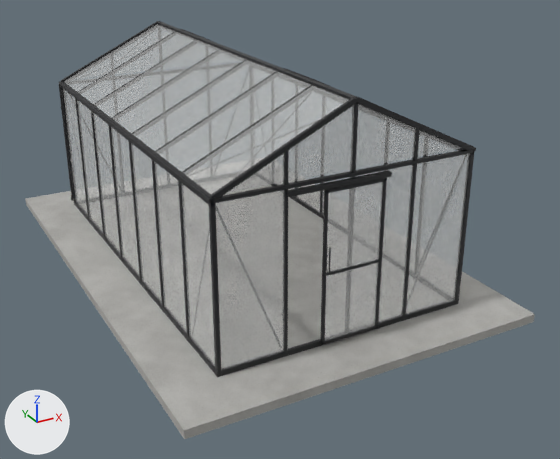
A saved change to the glTF model models/scandiglas/sg-rect-10-2-17-6.glb.
Rendered twice from a 50 mm camera at (-4.2, -5.47, 4.53) aimed at (0.3, 2.71, 0.43). The axes (+X, +Y, +Z) are drawn at lower left. The lights are the same throughout. The older version comes first. Vertices at exactly the same position are counted once.

Names of what the first picture shows: 'scandiglas-rect-10-2-17-6'.
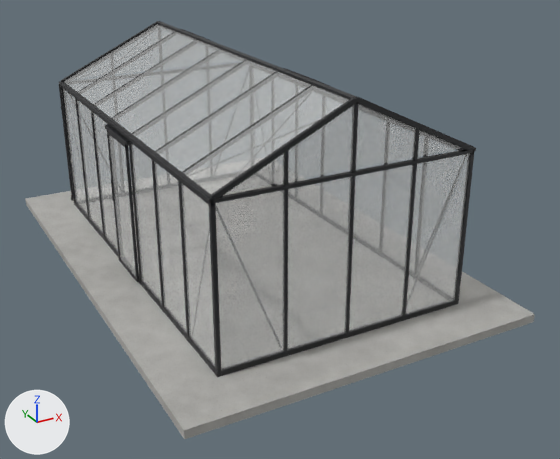
The newer file is also turned or shifted as a whole; pictures and numbers use the older file's frame.

Location of each change, [x1, y1, x2, y2] in pixels of the pictures (560 x 459 px; the box of a moved part takes in the faces that stretch with it):
```json
{"part": 1, "of": "me_scandiglas", "change": "moved or reshaped", "before": [320, 178, 387, 345], "after": [107, 131, 139, 282]}
{"part": 2, "of": "me_scandiglas", "change": "moved or reshaped", "before": [111, 127, 140, 277], "after": [111, 179, 114, 200]}
{"part": 3, "of": "me_scandiglas", "change": "moved or reshaped", "before": [325, 182, 383, 340], "on screen": "not visible afterwards"}
{"part": 4, "of": "me_scandiglas", "change": "moved or reshaped", "before": [287, 170, 392, 197], "after": [105, 124, 131, 146]}
{"part": 5, "of": "me_scandiglas", "change": "added", "after": [109, 134, 136, 276]}
{"part": 6, "of": "me_scandiglas", "change": "added", "after": [288, 177, 351, 350]}
{"part": 7, "of": "me_scandiglas", "change": "deleted", "before": [322, 260, 379, 276]}
{"part": 8, "of": "me_scandiglas", "change": "surface changed", "before": [61, 121, 508, 416], "after": [61, 121, 508, 416]}
```

The change, as JSON lines over the scene's bpy script:
```json
{"block": "me_scandiglas", "where": "# used by ob_scandiglas_rect_10_2_17_6; location = (0.0, 0.0, 0.0)"}
{"op": "remove", "block": "me_scandiglas", "code": "me_scandiglas.from_pydata(...)  # 3708 vertices, 6849 faces; spans x -2.19..2.19, y 0.0..6.62, z -0.1..2.69"}
{"op": "add", "block": "me_scandiglas", "code": "me_scandiglas.from_pydata(...)  # 3684 vertices, 6808 faces; spans x -2.19..2.19, y 0.0..6.62, z -0.1..2.69"}
{"block": "me_scandiglas", "change": "me_scandiglas part 1: the loose piece of 70 vertices spanning x -0.36..0.38, y 0.58..0.61, z 0.03..1.81 is turned -90 degrees about the z axis through its middle, then moved by (-1.6, 2.71, 0.0)"}
{"block": "me_scandiglas", "change": "me_scandiglas part 2: the loose piece of 24 vertices spanning x -1.55, y 2.94..3.67, z 0.06..1.89 is scaled about its middle by (2.78, 0.0159, 0.152), then moved by (-0.07, 0.3, 0.07), in mat_powder"}
{"block": "me_scandiglas", "change": "me_scandiglas part 3: the loose piece of 24 vertices spanning x -0.32..0.35, y 0.6, z 0.07..1.77 is scaled about its middle by (0, 0.198, 0.163), then moved by (-1.57, 3.01, 0.12), in mat_powder"}
{"block": "me_scandiglas", "change": "me_scandiglas part 4: the loose piece of 24 vertices spanning x -0.78..0.43, y 0.57..0.63, z 1.82..1.87 is turned -90 degrees about the z axis through its middle and scaled by 0.659, then moved by (-1.42, 2.69, 0.0)"}
{"block": "me_scandiglas", "change": "me_scandiglas part 5: the loose piece of 24 vertices spanning x -1.55, y 2.94..3.67, z 0.06..1.89 is copied, and the copy is scaled about its middle by (1, 0.901, 0.936), then moved by (-0.04, 0.0, -0.05); it spans x -1.59, y 2.98..3.63, z 0.07..1.77"}
{"block": "me_scandiglas", "change": "me_scandiglas part 6: the loose piece of 24 vertices spanning x -0.32..0.35, y 0.6, z 0.07..1.77 is copied, and the copy is scaled about its middle by (1.11, 1, 1.07), then moved by (-0.4, 0.04, 0.05); it spans x -0.76..-0.02, y 0.64, z 0.06..1.89"}
{"block": "me_scandiglas", "change": "me_scandiglas part 7: the loose piece of 24 vertices spanning x -0.36..0.38, y 0.58..0.61, z 0.85..0.88 is deleted"}
{"block": "me_scandiglas", "change": "me_scandiglas part 8: 6360 kept faces spanning x -2.19..2.19, y 0.0..6.62, z -0.1..2.69 get new texture (UV) coordinates"}
{"block": "me_scandiglas", "change": "other edits to the shape of me_scandiglas do not show in these pictures"}
```
